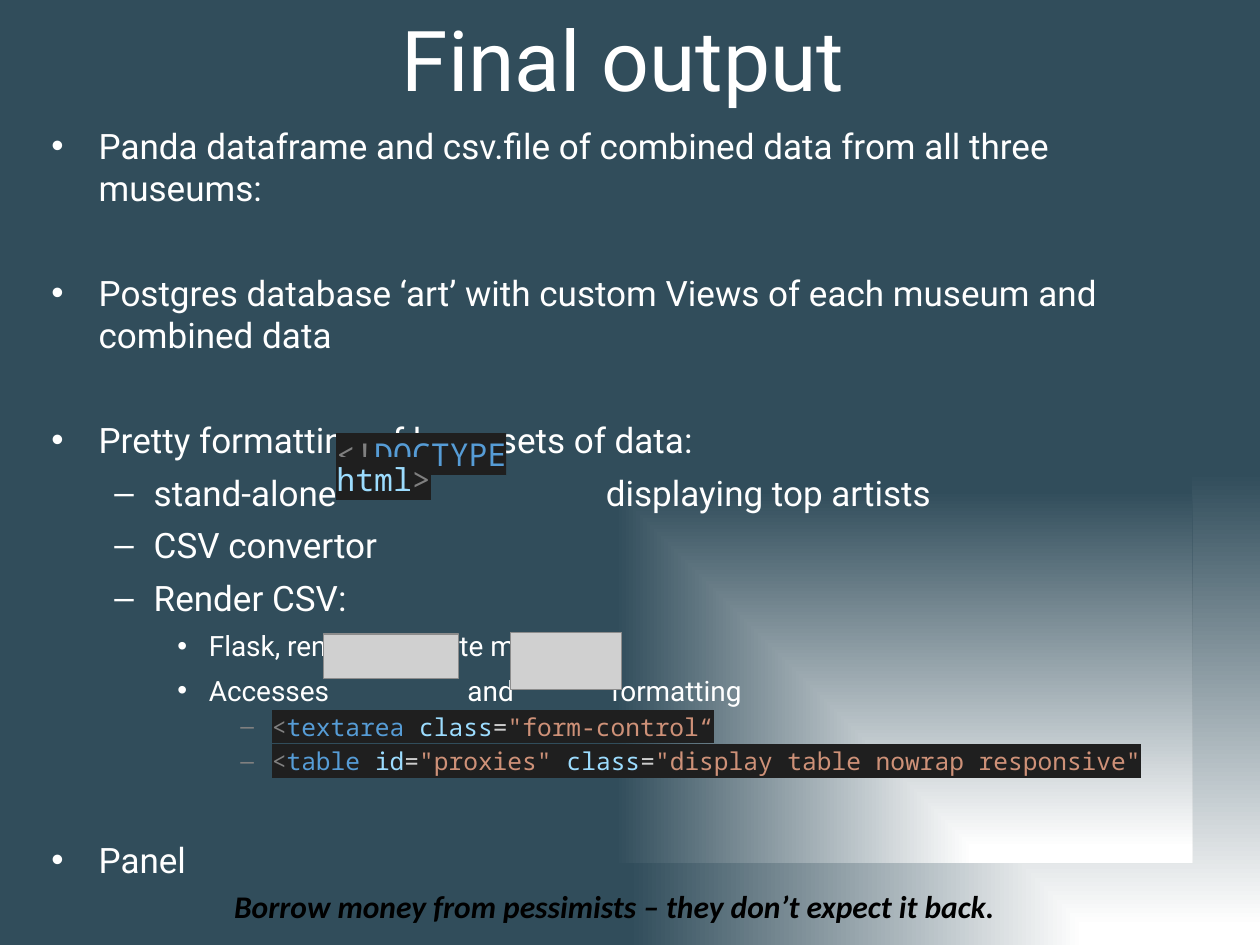
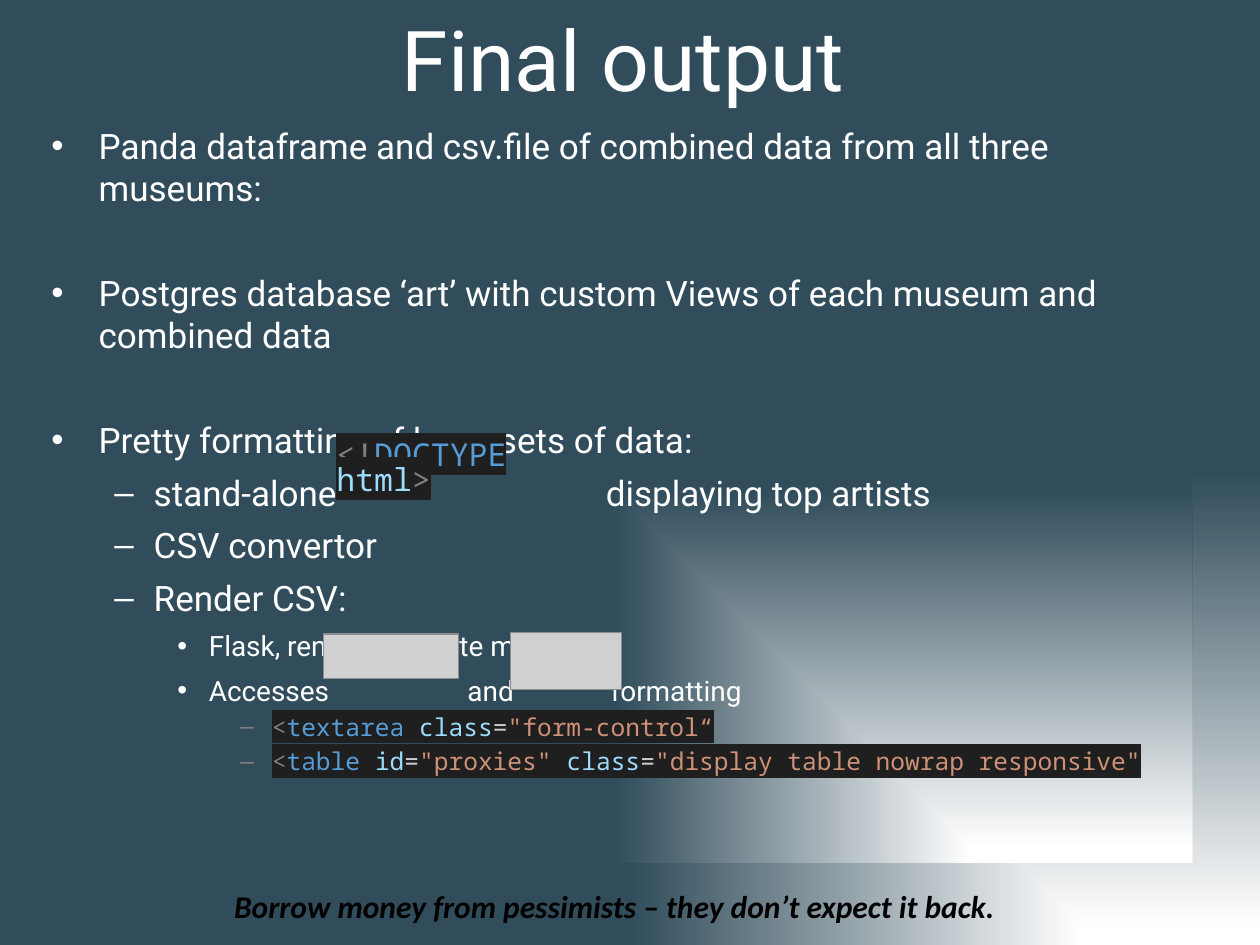
Before and after one commit to RPleasnick/project-3, a slide deck: slide 10 of Project 3 group presentation2 (1).pptx. Drawn at 1260x945 pixels with LibreOffice and Linux fonts; fonts in the diff are those of the drawing; grey boxes stand for pictures. Boxes give left, top, right and bottom in pixels: in the first picture for what was removed or moved away, otherwise in the second. Text is boxed around its words. In the diff, an @@ line names an element or a change of style, - is before the commit and + after.

```diff
--- a/Project 3 group presentation2 (1).pptx
+++ b/Project 3 group presentation2 (1).pptx
@@ text at [99, 846, 186, 874]: paragraph removed @@
-• Panel
```
Also in this commit, not shown: 1 other slide changed, 1 slide removed, 5 other files.
